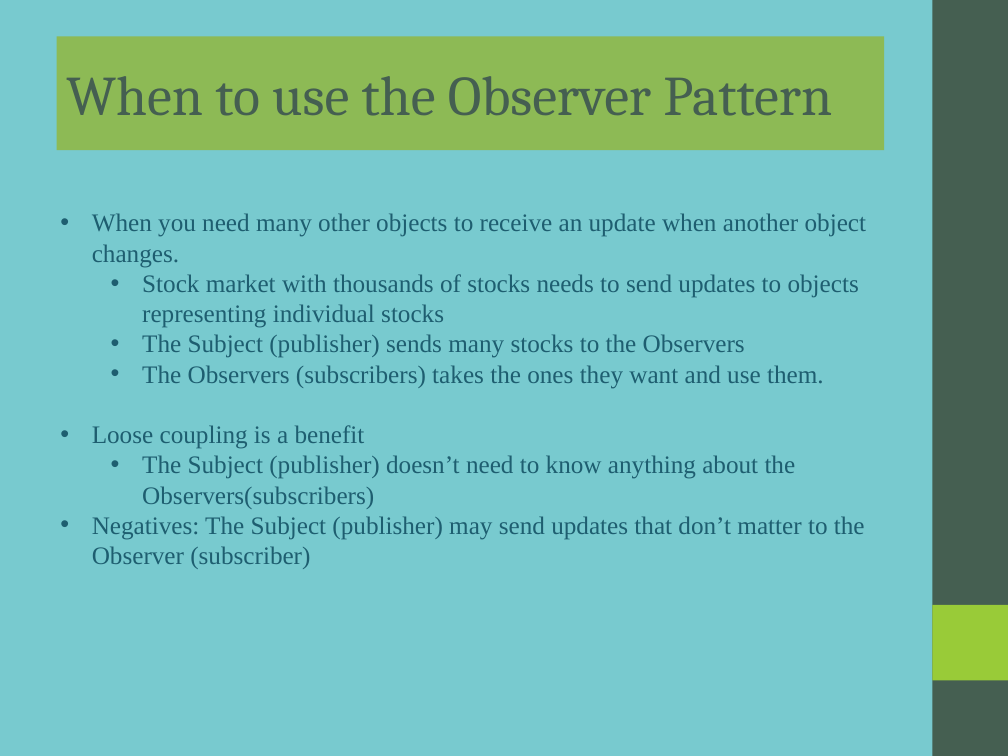
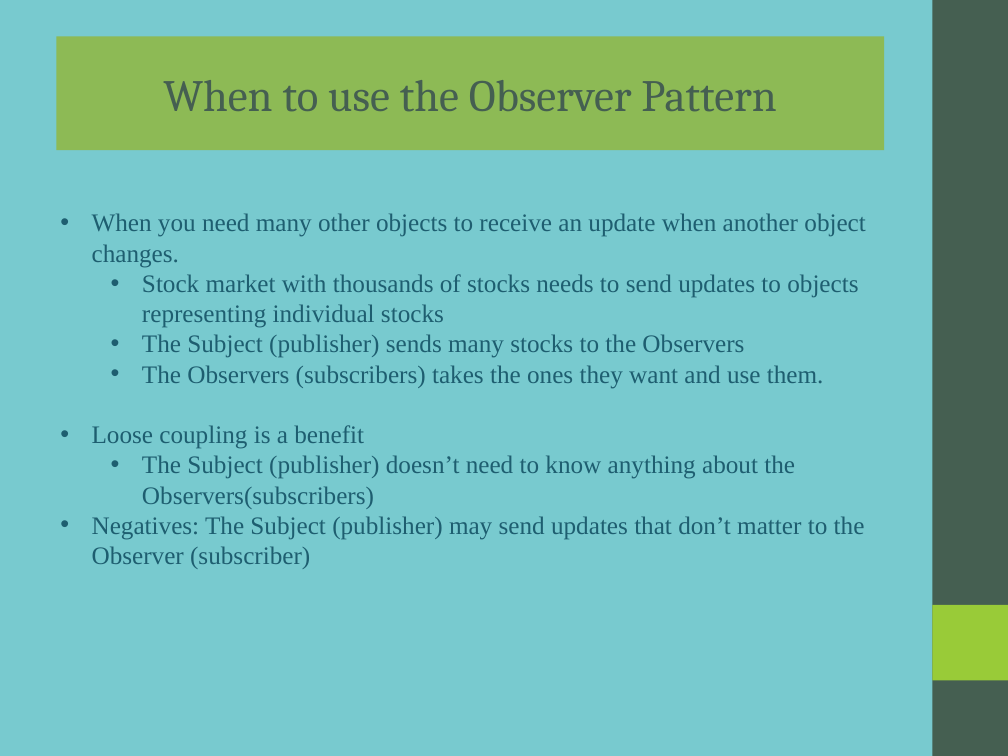
Before and after one commit to rzuniga64/java, a slide deck: slide 1 of design_patterns/src/behavorial/observer/docs/observer.ppt. Drawn at 1008x756 pixels with LibreOffice and Linux fonts; fonts in the diff are those of the drawing. Boxes give left, top, right and bottom in pixels: in the first picture for what was removed or moved away, otherwise in the second. Text is boxed around its words. In the diff, an @@ line names an element or a change of style, - is before the commit and + after.

Commit message:
Update observer pattern files.

```diff
--- a/design_patterns/src/behavorial/observer/docs/observer.ppt
+++ b/design_patterns/src/behavorial/observer/docs/observer.ppt
@@ rectangle "When to use the Observer ..." at box(56, 36, 884, 150): size 40 to 32 pt; alignment left to centre @@
```
Also in this commit, not shown: 6 other files.
